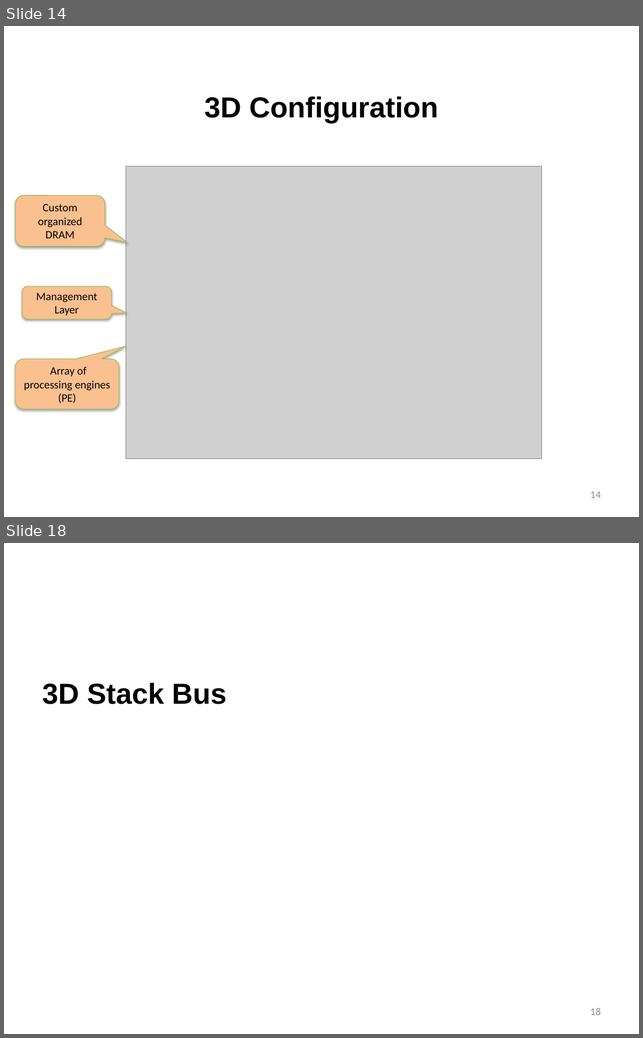
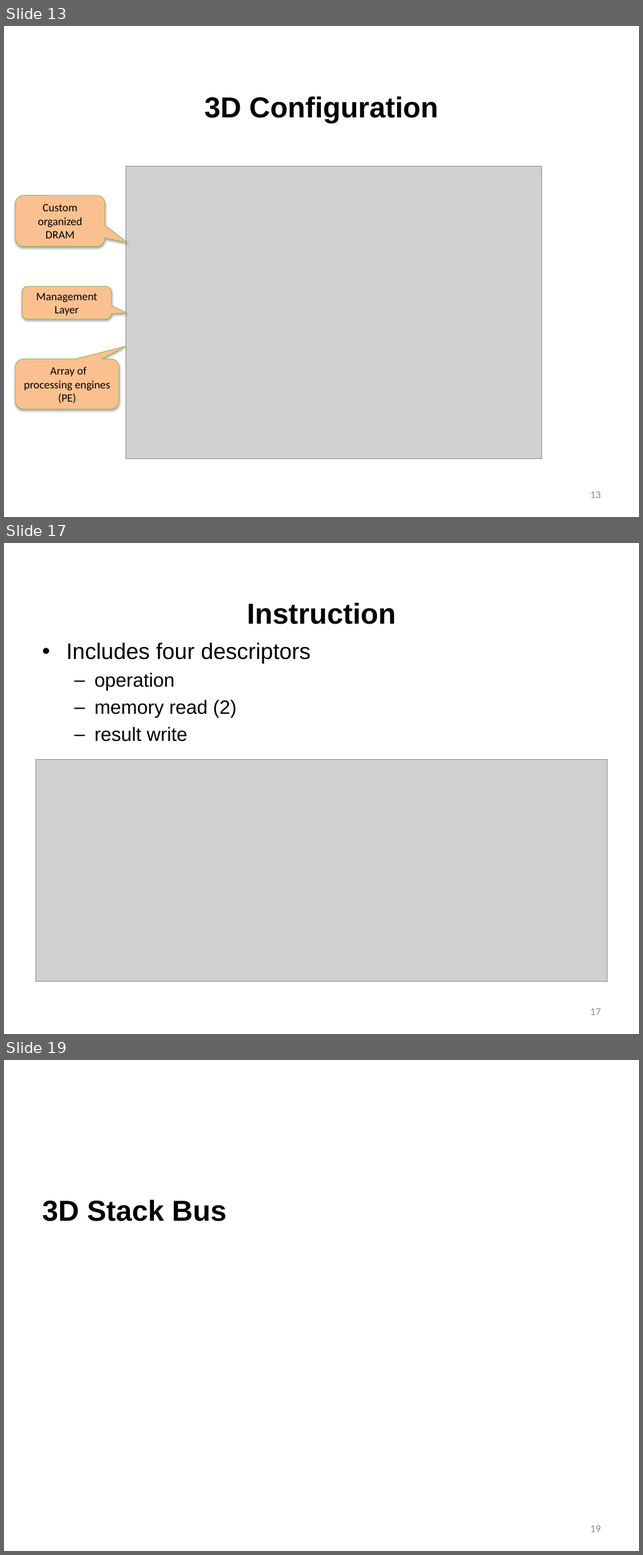
Before and after one commit to lbbaker5900/ece-cortical-MainResearch, a slide deck: 3DSystem/DOC/Status.pptx. Shown one above the other, each under a label of ours: slides 14 and 18 before the commit, slides 13, 17 and 19 after it; the slides between them are not shown. The pictures are 643x1038 and 643x1555 pixels, drawn with LibreOffice and Linux fonts; fonts in the diff are those of the drawing; grey boxes stand for pictures; background and template pictures are left out. Boxes give left, top, right and bottom in pixels: in the first picture for what was removed or moved away, otherwise in the second. Text is boxed around its words. In the diff, an @@ line names an element or a change of style, - is before the commit and + after.

Commit message:
Make generateConnectionConfig create mesh. Add dram read buffer diagram

```diff
--- a/3DSystem/DOC/Status.pptx
+++ b/3DSystem/DOC/Status.pptx
@@ slide 17 added at [4,543,639,1034], background #FFFFFF @@
@@ title added at [247,602,396,624], 36 pt, text #000000, bold @@
+Instruction
@@ text added at [66,643,311,741], 24 pt, text #000000 @@
+• Includes four descriptors
+  – operation
+  – memory read (2)
+  – result write
@@ picture added at [36,760,608,981] @@
@@ page number added at [591,1008,601,1015], 13 pt, text #8C8C8C @@
+17
@@ what was slide 14 is now slide 13 @@
@@ page number at [591,491,601,498]: text changed @@
-14
+13
@@ what was slide 18 is now slide 19 @@
@@ page number at [591,1525,601,1532]: text changed @@
-18
+19
```
Also in this commit, not shown: 7 slides changed, 1 other slide added, 5 slides removed, 5 other files.
